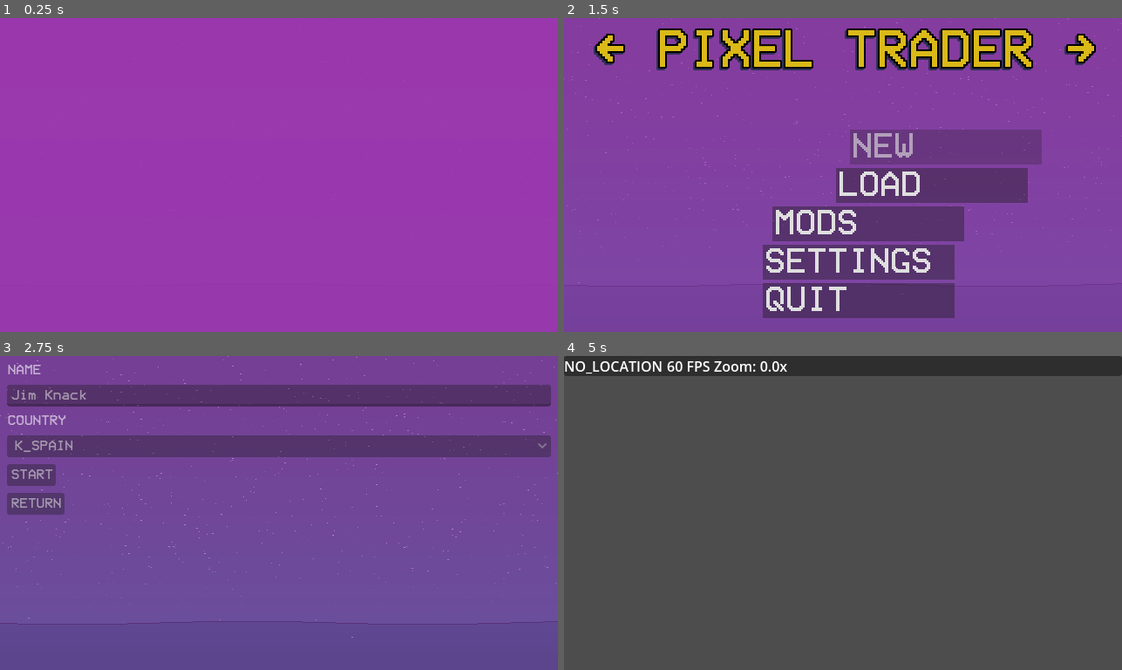
Above: before the commit, frames 1-4 (two rows, left to right).
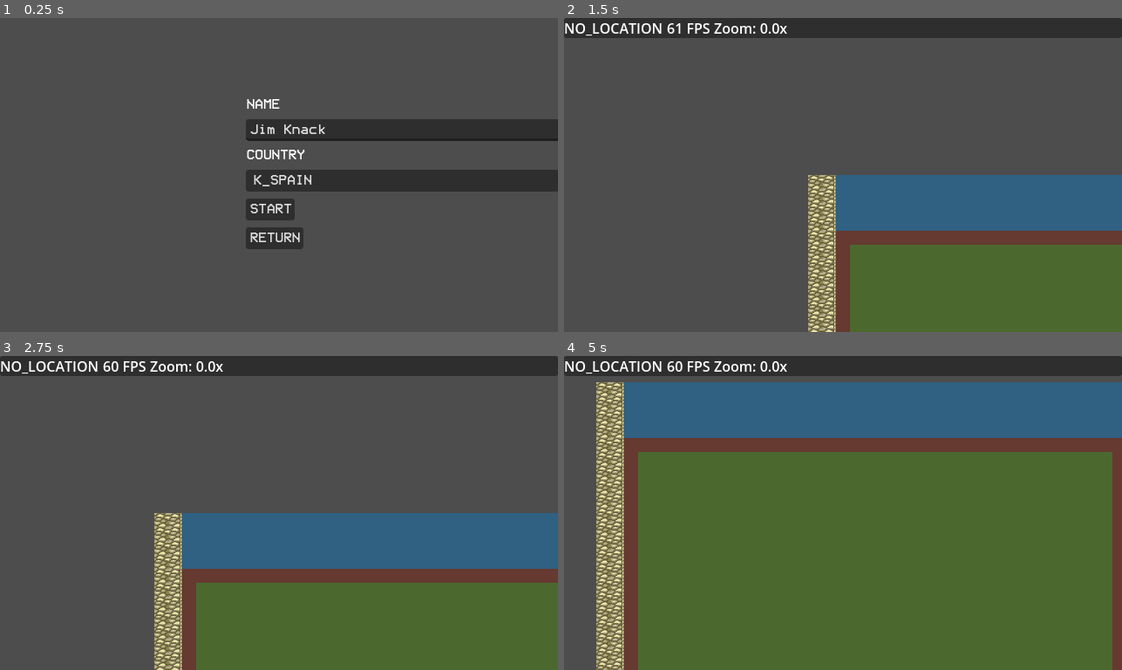
Above: after the commit, the same moments.

Repository: mikeredev/trader
Game: Godot game, scene res://main/main.tscn
Two runs of this game, one before a commit and one after it. Both use one fixed random seed, a clock stepped at 60 frames per second and the inputs below.
Inputs (mouse positions are in pixels of both pictures, inside the frame that each line leads up to):
- Up to frame 1 (0.25 s): no input
- Up to frame 2 (1.5 s): click (831, 209) at 0.5 s, where only the run after the commit has a clickable "START"; tap Enter (ui_accept) at 1.25 s; move the mouse to (965, 159) at 1.27 s; hold Right (ui_right) from 1.28 s (still down)
- Up to frame 3 (2.75 s): tap Enter (ui_accept) at 1.52 s; release Right (ui_right) at 2 s; click (295, 447) at 2 s, where only the run before the commit has a clickable "CONTINUE"
- Up to frame 4 (5 s): click (597, 475) at 2.75 s, where only the run before the commit has a clickable "START"; tap Enter (ui_accept) at 3.5, 3.77 s; move the mouse to (731, 528) at 3.52 s; hold Down (ui_down) 3.53-4.28 s; move the mouse to (898, 443) at 4.27 s; hold Right (ui_right) from 4.28 s (still down)

The runs differ from the first frame. In frame 1, 100% of the frame differs, in the area x 0-100%, y 0-100%; in frame 2, 100%; in frame 3, 100%; in frame 4, 85%.

Commit message:
city builder init

Diff:
--- /dev/null
+++ b/assets/tileset/tileset.tres
@@ -0,0 +1,51 @@
+[gd_resource type="TileSet" load_steps=7 format=3 uid="uid://7yn64dp8ff7u"]
+
+[ext_resource type="Texture2D" uid="uid://nqor1kipc32i" path="res://assets/tileset/terrain.png" id="1_vrccj"]
+[ext_resource type="Texture2D" uid="uid://bbxbt4tdu7fyi" path="res://assets/tileset/border.png" id="2_bopqt"]
+[ext_resource type="Texture2D" uid="uid://c6s3ablvr6hbe" path="res://assets/tileset/city.png" id="3_wnwxr"]
+
+[sub_resource type="TileSetAtlasSource" id="TileSetAtlasSource_g0qy0"]
+resource_name = "terrain"
+texture = ExtResource("1_vrccj")
+0:0/0 = 0
+1:0/0 = 0
+2:0/0 = 0
+3:0/0 = 0
+0:1/0 = 0
+1:1/0 = 0
+2:1/0 = 0
+3:1/0 = 0
+0:2/0 = 0
+1:2/0 = 0
+2:2/0 = 0
+3:2/0 = 0
+
+[sub_resource type="TileSetAtlasSource" id="TileSetAtlasSource_la5tj"]
+resource_name = "border"
+texture = ExtResource("2_bopqt")
+0:0/0 = 0
+
+[sub_resource type="TileSetAtlasSource" id="TileSetAtlasSource_0qers"]
+resource_name = "city"
+texture = ExtResource("3_wnwxr")
+0:0/0 = 0
+0:1/0 = 0
+0:2/0 = 0
+1:0/0 = 0
+1:1/0 = 0
+1:2/0 = 0
+1:3/0 = 0
+2:0/0 = 0
+2:1/0 = 0
+2:2/0 = 0
+3:0/0 = 0
+4:0/0 = 0
+4:1/0 = 0
+3:1/0 = 0
+3:2/0 = 0
+4:2/0 = 0
+
+[resource]
+sources/1 = SubResource("TileSetAtlasSource_g0qy0")
+sources/2 = SubResource("TileSetAtlasSource_la5tj")
+sources/3 = SubResource("TileSetAtlasSource_0qers")
--- a/common/static/common.gd
+++ b/common/static/common.gd
@@ -3,6 +3,7 @@
 const PROJECT_SETTINGS: Dictionary[String, Variant] = {
 	"services/config/scene_base_size": Vector2i(640, 360), # tilemaps are designed around this base size
 	"services/config/max_autosaves": 10, # user-configured autosaves cannot exceed this value
+	"services/config/default_tile_size": 16, # all tiles are 16px
 	"services/city/max_production": 1000, # city economy/industry maximum value
 	"services/city/default_buildings": [ "B_MARKET" ], # an array of default building ids created in every city
 	"services/trade/max_price": 65536, # an individual trade resource's maximum buy or sell price
--- a/data/active_state/03_start.gd
+++ b/data/active_state/03_start.gd
@@ -12,8 +12,8 @@
 	#Service.scene_manager.hide_views()
 	#Service.scene_manager.add_menu(Filepath.START_MENU)
 
-	Service.scene_manager.add_to_ui(FileLocation.UI_START_MENU, UI.ContainerType.MENU)
-	#Service.scene_manager.add_to_ui(FileLocation.UI_NEW_GAME_MENU, UI.ContainerType.MENU)
+	#Service.scene_manager.add_to_ui(FileLocation.UI_START_MENU, UI.ContainerType.MENU)
+	Service.scene_manager.add_to_ui(FileLocation.UI_NEW_GAME_MENU, UI.ContainerType.MENU)
 
 
 func _start_services() -> void:
--- a/data/active_state/06_incity.gd
+++ b/data/active_state/06_incity.gd
@@ -16,8 +16,29 @@
 	Service.scene_manager.activate_view(View.ViewType.CITY)
 
 	# add city scene
-	Service.scene_manager.add_to_view(FileLocation.IN_CITY_SCENE, View.ViewType.CITY, View.ContainerType.SCENE)
-	#Service.scene_manager.add_to_ui(FileLocation.UI_NEW_GAME_MENU, UI.ContainerType.MENU)
+	var scene: CityScene = Service.scene_manager.add_to_view(
+		FileLocation.IN_CITY_SCENE,
+		View.ViewType.CITY,
+		View.ContainerType.SCENE )
+	scene.name = city_id
+
+	# build logical city model
+	var city: City = Service.city_manager.get_city(city_id)
+	var builder: CityBuilder = CityBuilder.new(city, scene)
+	#builder.tile_grid_created.connect(_bind_camera)
+	builder.build()
+
+	# inject city model into city scene
+
+	# test stuff
+	view.get_camera().cam_control = true
+
+#func build_city() -> void:
+	#var rng: RandomNumberGenerator = RandomNumberGenerator.new()
+	#rng.seed = scene.city.uid
+#
+	#var builder: CityBuilder = CityBuilder.new(scene, rng)
+	#builder.tile_grid_created.connect(_bind_camera)
 
 
 func _start_services() -> void:
@@ -27,3 +48,7 @@
 #func _exit() -> void:
 	#var ui: UI = Service.scene_manager.get_ui()
 	#ui.clear_container(UI.ContainerType.MENU)
+
+#func _bind_camera(p_grid_size: Vector2i) -> void:
+	#view.get_camera().set_limits(Vector2i(p_grid_size.x, p_grid_size.y))
+	#print("pol?dfgdfg")
--- /dev/null
+++ b/data/city/builder/city_builder.gd
@@ -0,0 +1,28 @@
+class_name CityBuilder extends RefCounted
+
+var city: City
+var scene: CityScene
+var tile_grid: CityBuildUtilTileGrid
+var terrain_builder: CityBuildUtilTerrainBuilder
+
+
+func _init(p_city: City, p_scene: CityScene) -> void:
+	city = p_city
+	scene = p_scene
+	tile_grid = CityBuildUtilTileGrid.new()
+	terrain_builder = CityBuildUtilTerrainBuilder.new(city, scene)
+
+
+func build() -> void:
+	Debug.log_info("Building city scene: %s (%d)" % [city.city_id, city.uid])
+
+	Debug.log_info("Creating tile grid...")
+	tile_grid.generate()
+
+	Debug.log_info("Creating borders...")
+	var area: Vector2i = tile_grid.grid_area
+	var container: Node2D = scene.border_group
+	Service.scene_manager.create_borders(area, container)
+
+	Debug.log_info("Drawing terrain...")
+	terrain_builder.draw_terrain(tile_grid.grid_size)
--- /dev/null
+++ b/data/city/builder/terrain_builder.gd
@@ -0,0 +1,287 @@
+class_name CityBuildUtilTerrainBuilder extends RefCounted
+
+# water
+const CARDINAL_WEIGHT: Dictionary[String, Vector2i] = {
+	"N": Vector2(0, -1),
+	"S": Vector2(0, 1),
+	"W": Vector2(-1, 0),
+	"E": Vector2(1, 0) }
+
+const DIRECTION_WEIGHT: Dictionary[Vector2i, Vector2] = {
+	Vector2i(0, -1): Vector2(0, -1),
+	Vector2i(1, -1): Vector2(0.707, -0.707),
+	Vector2i(1, 0): Vector2(1, 0),
+	Vector2i(1, 1): Vector2(0.707, 0.707),
+	Vector2i(0, 1): Vector2(0, 1),
+	Vector2i(-1, 1): Vector2(-0.707, 0.707),
+	Vector2i(-1, 0): Vector2(-1, 0),
+	Vector2i(-1, -1): Vector2(-0.707, -0.707) }
+
+# shore
+const SOUTH_SHORE_SIZE: int = 3
+const ALT_SHORE_SIZE: int = 2
+
+const BITMASK: Dictionary[Vector2i, int] = {
+	Vector2i(-1, -1): 1,
+	Vector2i(0, -1): 2,
+	Vector2i(1, -1): 4,
+	Vector2i(-1, 0): 8,
+	Vector2i(1, 0): 16,
+	Vector2i(-1, 1): 32,
+	Vector2i(0, 1): 64,
+	Vector2i(1, 1): 128 }
+
+const SHORELINE_OUTER: Dictionary = {
+	47: Vector2i(0, 0), # left
+	40: Vector2i(0, 0), # left
+	41: Vector2i(0, 1),
+	233: Vector2i(0, 2),
+	9: Vector2i(0, 1),
+	7: Vector2i(1, 0), # top
+	3: Vector2i(1, 0),
+	224: Vector2i(1, 2), # bottom
+	192: Vector2i(1, 2),
+	151: Vector2i(2, 0), # right
+	148: Vector2i(2, 1),
+	244: Vector2i(2, 2),
+	144: Vector2i(2, 1) }
+
+const SHORELINE_INNER: Dictionary = {
+	0: Vector2i(1, 1), # center
+	128: Vector2i(3, 0), # top right inner
+	32: Vector2i(4, 0), # top left inner
+	4: Vector2i(3, 1), # bottom left inner
+	1: Vector2i(4, 1), # bottom right inner
+	192: Vector2i(3, 2), # bottom on top facing down
+	224: Vector2i(3, 2),
+	96: Vector2i(3, 2),
+	6: Vector2i(1, 0), # top on bottom facing down
+	7: Vector2i(1, 0),
+	3: Vector2i(1, 0),
+	144: Vector2i(2, 1), # right on left facing in
+	148: Vector2i(2, 1),
+	20: Vector2i(2, 1),
+	40: Vector2i(0, 1), # left on right facing in
+	41: Vector2i(0, 1),
+	9: Vector2i(0, 1) }
+
+const RESERVED_PALACE_HEIGHT: int = 3 # should correspond to height of building exterior from atlas tiles
+
+var city: City
+var scene: CityScene
+
+
+func _init(p_city: City, p_scene: CityScene) -> void:
+	city = p_city
+	scene = p_scene
+
+
+func draw_terrain(p_grid_size: Vector2i) -> void:
+	var water_direction: Vector2 = _get_water_direction()
+	var city_orientation: Dictionary[String, float] = _get_orientation(water_direction)
+	Debug.log_debug("Water direction: %s, city orientation: %s, water neighbours: %d" % [str(water_direction), city_orientation, city.body.water_direction.size()])
+
+	draw_water(p_grid_size, city_orientation)
+	var ground_rect: Rect2i = draw_grass(p_grid_size)
+	draw_shore(city_orientation, ground_rect)
+	draw_inner_ring(ground_rect)
+
+
+func _get_water_direction() -> Vector2:
+	var result: Vector2 = Vector2.ZERO
+	for direction: Vector2i in city.body.water_direction:
+		result += DIRECTION_WEIGHT.get(direction, Vector2.ZERO)
+	return result
+
+
+func _get_orientation(p_water_direction: Vector2) -> Dictionary[String, float]:
+	var result: Dictionary[String, float] = {}
+
+	if p_water_direction.length_squared() < 0.0001:
+		result["E"] = 0.1
+		result["W"] = 0.1
+		result["N"] = 0.1
+		result["S"] = 0.1
+		return result
+
+	# get dot product
+	var vector: Vector2i
+	var dot: float
+	var total_weight: float = 0.0
+	for direction: String in CARDINAL_WEIGHT.keys():
+		vector = CARDINAL_WEIGHT[direction]
+		dot = p_water_direction.dot(vector)
+		if dot > 0.0:
+			result[direction] = dot
+			total_weight += dot
+
+	# normalise to 1.0
+	if total_weight > 0.0:
+		for key: String in result.keys():
+			result[key] /= total_weight
+	return result
+
+
+func draw_water(p_grid_size: Vector2i, p_city_orientation: Dictionary[String, float]) -> void:
+	if not Service.config_manager.developer_settings.enable_astar:
+		Debug.log_warning("A* is disabled (city is considered landlocked)")
+		return
+
+	if city.body.water_direction.is_empty():
+		Debug.log_warning("City is landlocked: %s" % city.city_id)
+		return
+
+	var range_x: Vector2i
+	var range_y: Vector2i
+	for direction: String in p_city_orientation.keys():
+		var strength: float = p_city_orientation[direction]
+		var thickness: int = ceili(strength * 6.0)
+		match direction:
+			"N":
+				range_x = Vector2i(0, p_grid_size.x)
+				range_y = Vector2i(0, thickness if not city.is_capital else 0)
+			"S":
+				range_x = Vector2i(0, p_grid_size.x)
+				range_y = Vector2i(p_grid_size.y - (thickness if not city.is_capital else 0), p_grid_size.y)
+			"W":
+				range_x = Vector2i(0, thickness)
+				range_y = Vector2i(0, p_grid_size.y)
+			"E":
+				range_x = Vector2i(p_grid_size.x - thickness, p_grid_size.x)
+				range_y = Vector2i(0, p_grid_size.y)
+
+		for x: int in range(range_x.x, range_x.y):
+			for y: int in range(range_y.x, range_y.y):
+				var coords: Vector2i = Vector2i(x, y)
+				scene.water_layer.set_cell(coords, 1, Vector2i(0,0))
+
+
+func draw_grass(p_grid_size: Vector2i) -> Rect2i:
+	for x: int in range(p_grid_size.x):
+		for y: int in range(p_grid_size.y):
+			var coords: Vector2i = Vector2i(x, y)
+			var id: int = scene.water_layer.get_cell_source_id(coords)
+			if id == -1: # get every "not water" cell in the whole grid
+				scene.ground_layer.set_cell(coords, 1, Vector2i(0, 1))
+	return scene.ground_layer.get_used_rect()
+
+
+func draw_shore(p_city_orientation: Dictionary[String, float], p_ground_rect: Rect2i) -> void:
+	if not city.is_capital: # capitals have no northern or southern shore
+		if p_city_orientation.has("N"):
+			var range_x: Vector2i = Vector2i(p_ground_rect.position.x, p_ground_rect.position.x + p_ground_rect.size.x)
+			var range_y: Vector2i = Vector2i(p_ground_rect.position.y, p_ground_rect.position.y + ALT_SHORE_SIZE)
+			_reserve_shore(scene, range_x, range_y)
+
+		if p_city_orientation.has("S"):
+			var range_x: Vector2i = Vector2i(p_ground_rect.position.x, p_ground_rect.position.x + p_ground_rect.size.x)
+			var range_y: Vector2i = Vector2i((p_ground_rect.position.y + p_ground_rect.size.y) - SOUTH_SHORE_SIZE, p_ground_rect.position.y + p_ground_rect.size.y)
+			_reserve_shore(scene, range_x, range_y)
+
+	if p_city_orientation.has("W"):
+		var range_x: Vector2i = Vector2i(p_ground_rect.position.x, p_ground_rect.position.x + ALT_SHORE_SIZE)
+		var range_y: Vector2i = Vector2i(p_ground_rect.position.y, p_ground_rect.position.y + p_ground_rect.size.y)
+		_reserve_shore(scene, range_x, range_y)
+
+	if p_city_orientation.has("E"):
+		var range_x: Vector2i = Vector2i((p_ground_rect.position.x + p_ground_rect.size.x) - ALT_SHORE_SIZE, p_ground_rect.position.x + p_ground_rect.size.x)
+		var range_y: Vector2i = Vector2i(p_ground_rect.position.y, p_ground_rect.position.y + p_ground_rect.size.y)
+		_reserve_shore(scene, range_x, range_y)
+
+	# bitmask
+	var inner_ring: Array[Vector2i] = []
+	for coords: Vector2i in scene.shore_layer.get_used_cells():
+		var bitmask: int = _get_bitmask(coords, scene.water_layer)
+		var tile: Vector2i = SHORELINE_OUTER.get(bitmask, Vector2i(-1, -1))
+		if tile == Vector2i(-1, -1):
+			inner_ring.append(coords)
+		else: # outer ring
+			scene.shore_layer.set_cell(coords, 3, tile)
+
+	for coords: Vector2i in inner_ring:
+		var bitmask: int = _get_bitmask(coords, scene.ground_layer)
+		var tile: Vector2i = SHORELINE_INNER.get(bitmask, Vector2i(-1, -1))
+		if tile == Vector2i(-1, -1):
+			Debug.log_warning("Tile %s is not bitmasked (%d)" % [coords, bitmask])
+		else: # inner ring
+			scene.shore_layer.set_cell(coords, 3, tile)
+
+
+func _reserve_shore(p_scene: CityScene, p_range_x: Vector2i, p_range_y: Vector2i) -> void:
+	var reserved_green_tile: Vector2i = Vector2i(1, 1)
+	for x: int in range(p_range_x.x, p_range_x.y):
+		for y: int in range(p_range_y.x, p_range_y.y):
+			var coords: Vector2i = Vector2i(x, y)
+			p_scene.ground_layer.erase_cell(coords) # set reserved tile
+			p_scene.shore_layer.set_cell(coords, 1, reserved_green_tile)
+
+
+func _get_bitmask(p_position: Vector2i, p_layer: TileMapLayer) -> int:
+	var neighbor: Vector2i
+	var bitmask: int = 0
+	for direction: Vector2i in BITMASK.keys():
+		neighbor = p_position + direction
+		if p_layer.get_cell_source_id(neighbor) != -1:
+			bitmask += BITMASK[direction]
+	return bitmask
+
+
+func _is_adjacent_to_layer(p_cell: Vector2i, p_layer: TileMapLayer) -> bool:
+	var neighbors: Array[Vector2i] = p_layer.get_surrounding_cells(p_cell)
+	neighbors.append(p_layer.get_neighbor_cell(p_cell, TileSet.CELL_NEIGHBOR_TOP_LEFT_CORNER))
+	neighbors.append(p_layer.get_neighbor_cell(p_cell, TileSet.CELL_NEIGHBOR_TOP_RIGHT_CORNER))
+	neighbors.append(p_layer.get_neighbor_cell(p_cell, TileSet.CELL_NEIGHBOR_BOTTOM_LEFT_CORNER))
+	neighbors.append(p_layer.get_neighbor_cell(p_cell, TileSet.CELL_NEIGHBOR_BOTTOM_RIGHT_CORNER))
+
+	for neighbor: Vector2i in neighbors:
+		if p_layer.get_cell_source_id(neighbor) != -1: # is cell valid in neighbor layer
+			return true
+	return false
+
+
+func draw_inner_ring(p_ground_rect: Rect2i) -> void: # creates a reserved "green area" around the external borders
+	var reserved_green_tile: Vector2i = Vector2i(1, 2)
+	var edge_cells: Array[Vector2i] = []
+	var reserved_cells: Array[Vector2i] = []
+	var north_row: int = p_ground_rect.position.y
+	var west_col: int = p_ground_rect.position.x
+	var east_col: int = (p_ground_rect.position.x + p_ground_rect.size.x) - 1
+	var south_row: int = (p_ground_rect.position.y + p_ground_rect.size.y) - 1
+
+	for coords: Vector2i in scene.ground_layer.get_used_cells():
+		# reserve n northern rows for palace building
+		if city.is_capital:
+			if coords.y <= north_row + RESERVED_PALACE_HEIGHT:
+				reserved_cells.append(coords)
+
+		# mark all edges
+		if _is_adjacent_to_layer(coords, scene.shore_layer): edge_cells.append(coords)
+		else:
+			if city.is_capital: # reserve row just below palace, instead of across top
+				if coords.y == north_row + RESERVED_PALACE_HEIGHT + 1: edge_cells.append(coords)
+			else:
+				if coords.y == north_row: edge_cells.append(coords)
+			if coords.x == west_col: edge_cells.append(coords)
+			if coords.x == east_col: edge_cells.append(coords)
+			if coords.y == south_row: edge_cells.append(coords)
+
+	if not reserved_cells.is_empty():
+		for coords: Vector2i in reserved_cells:
+			scene.ground_layer.erase_cell(coords)
+			scene.buffer_layer.set_cell(coords, 1, Vector2(0,0))
+
+	for coords: Vector2i in edge_cells:
+		if not reserved_cells.has(coords):
+			scene.ground_layer.erase_cell(coords)
+			scene.green_layer.set_cell(coords, 1, reserved_green_tile)
+
+
+
+func _add_debug_rect(p_position: Vector2i, p_color: Color = Color.HOT_PINK) -> void:
+	var box: ColorRect = ColorRect.new()
+	box.name = "%s" % p_position
+	box.position = p_position * 16#Common.Tileset.DEFAULT_TILE_SIZE
+	box.size = Vector2i(16,16)#Common.Tileset.DEFAULT_TILE_SIZE, Common.Tileset.DEFAULT_TILE_SIZE)
+	box.color = p_color
+	box.color.a = 0.5
+	scene.debug_overlay.add_child(box)
--- /dev/null
+++ b/data/city/builder/tile_grid.gd
@@ -0,0 +1,19 @@
+class_name CityBuildUtilTileGrid extends RefCounted
+
+var grid_size: Vector2i # size in grid tiles, e.g., (40, 23)
+var grid_area: Vector2i # size in pixels, e.g., (640, 368)
+
+
+func generate() -> void:
+	var base_size: Vector2i = ProjectSettings.get_setting("services/config/scene_base_size")
+	var default_tile_size: int = ProjectSettings.get_setting("services/config/default_tile_size")
+
+	var grid_x: int = ceili(base_size.x / float(default_tile_size) * 1.0) # allow for multiplier
+	var grid_y: int = ceili(base_size.y / float(default_tile_size) * 1.0)
+	grid_size = Vector2i(grid_x, grid_y)
+	grid_area = grid_size * default_tile_size
+
+	Debug.log_debug("Created tile grid: size: %s, area: %s" % [grid_size, grid_area])
+
+	# signal back grid_size for binding camera limits
+	#tile_grid_created.emit(grid_area)
--- a/data/city/city.gd
+++ b/data/city/city.gd
@@ -8,3 +8,4 @@
 var support: Dictionary[StringName, float] = {}
 var economy: int
 var industry: int
+var is_capital: bool
--- a/data/city/city_scene.gd
+++ b/data/city/city_scene.gd
@@ -1,5 +1,13 @@
 class_name CityScene extends Node2D
 
+@onready var border_group: Node2D = %Borders
+@onready var water_layer: TileMapLayer = %Water
+@onready var ground_layer: TileMapLayer = %Ground
+@onready var shore_layer: TileMapLayer = %Shore
+@onready var green_layer: TileMapLayer = %Green # reserved, no buildings/roads here
+@onready var buffer_layer: TileMapLayer = %Buffer # reserved area around buildings, road allowed, no other building
+
+@onready var debug_overlay: Control = %Debug
 
 func _init() -> void:
 	pass
--- a/data/city/city_scene.tscn
+++ b/data/city/city_scene.tscn
@@ -1,16 +1,45 @@
-[gd_scene load_steps=2 format=3 uid="uid://b3hjf84mgaj58"]
+[gd_scene load_steps=3 format=3 uid="uid://b3hjf84mgaj58"]
 
 [ext_resource type="Script" uid="uid://4l7l7r2iivsr" path="res://data/city/city_scene.gd" id="1_bwx8w"]
+[ext_resource type="TileSet" uid="uid://7yn64dp8ff7u" path="res://assets/tileset/tileset.tres" id="2_jg2x4"]
 
 [node name="CityScene" type="Node2D"]
 script = ExtResource("1_bwx8w")
 
 [node name="Borders" type="Node2D" parent="."]
+unique_name_in_owner = true
 
 [node name="TilemapLayers" type="Node2D" parent="."]
+
+[node name="Water" type="TileMapLayer" parent="TilemapLayers"]
+unique_name_in_owner = true
+tile_set = ExtResource("2_jg2x4")
+
+[node name="Ground" type="TileMapLayer" parent="TilemapLayers"]
+unique_name_in_owner = true
+tile_set = ExtResource("2_jg2x4")
+
+[node name="Shore" type="TileMapLayer" parent="TilemapLayers"]
+unique_name_in_owner = true
+tile_set = ExtResource("2_jg2x4")
+
+[node name="Green" type="TileMapLayer" parent="TilemapLayers"]
+unique_name_in_owner = true
+tile_set = ExtResource("2_jg2x4")
+
+[node name="Buffer" type="TileMapLayer" parent="TilemapLayers"]
+unique_name_in_owner = true
+tile_set = ExtResource("2_jg2x4")
 
 [node name="Buildings" type="Node2D" parent="."]
 
 [node name="AccessPoints" type="Node2D" parent="."]
 
 [node name="Sprites" type="Node2D" parent="."]
+
+[node name="Debug" type="Control" parent="."]
+unique_name_in_owner = true
+layout_mode = 3
+anchors_preset = 0
+offset_right = 40.0
+offset_bottom = 40.0
--- a/service/system/mod/blueprints/country_blueprint.gd
+++ b/service/system/mod/blueprints/country_blueprint.gd
@@ -93,6 +93,10 @@
 	country.color = color
 	country.leader = leader
 
+	# mark city as capital
+	var city: City = Service.city_manager.get_city(country.capital_id)
+	city.is_capital = true
+
 	# register for lookup
 	Service.country_manager.register_country(country)
 
--- a/service/system/scene/scene_manager.gd
+++ b/service/system/scene/scene_manager.gd
@@ -13,15 +13,15 @@
 
 
 func add_to_ui(p_scene: Variant, p_container: UI.ContainerType) -> Node:
+	var scene: Node = create_scene(p_scene)
 	var ui: UI = get_ui()
-	var node: Node = create_scene(p_scene)
-	return ui.add_to_container(node, p_container)
+	return ui.add_to_container(scene, p_container)
 
 
 func add_to_view(p_scene: Variant, p_view: View.ViewType, p_container: View.ContainerType) -> Node:
+	var scene: Node = create_scene(p_scene)
 	var view: View = get_view(p_view)
-	var node: Node = create_scene(p_scene)
-	return view.add_to_container(node, p_container)
+	return view.add_to_container(scene, p_container)
 
 
 func center_window(p_resolution: Vector2i) -> void:
@@ -69,6 +69,41 @@
 	return _views.values()
 
 
+func create_borders(p_area: Vector2i, p_container: Node2D, p_thickness: int = 50) -> void:
+	for direction: Vector2i in [Vector2i.UP, Vector2i.DOWN, Vector2i.LEFT, Vector2i.RIGHT]:
+		var border: StaticBody2D = StaticBody2D.new()
+		var collision: CollisionShape2D = CollisionShape2D.new()
+		var shape: RectangleShape2D = RectangleShape2D.new()
+		collision.name = "Border"
+		collision.shape = shape
+		border.collision_layer = 1# Common.Collision.Bitmask.COLLISION
+		border.collision_mask = 0
+		border.add_child(collision)
+		match direction:
+			Vector2i.UP:
+				border.position.x = p_area.x / 2.0
+				border.position.y = - (p_thickness / 2.0)
+				shape.size = Vector2i(p_area.x + (p_thickness * 2), p_thickness)
+				border.name = str(direction)
+			Vector2i.DOWN:
+				border.position.x = p_area.x / 2.0
+				border.position.y = p_area.y + (p_thickness / 2.0)
+				shape.size = Vector2i(p_area.x + (p_thickness * 2), p_thickness)
+				border.name = str(direction)
+			Vector2i.LEFT:
+				border.position.x = - (p_thickness / 2.0)
+				border.position.y = p_area.y / 2.0
+				shape.size = Vector2i(p_thickness, p_area.y)
+				border.name = str(direction)
+			Vector2i.RIGHT:
+				border.position.x = p_area.x + (p_thickness / 2.0)
+				border.position.y = p_area.y / 2.0
+				shape.size = Vector2i(p_thickness, p_area.y)
+				border.name = str(direction)
+		p_container.add_child(border)
+	Debug.log_debug("Created borders: %s" % p_area)
+
+
 func register_view(p_type: View.ViewType, p_view: View) -> void:
 	_views[p_type] = p_view
 	Debug.log_debug("Registered view: %s" % p_view)
Binary file added: assets/tileset/border.png
Not shown, added: assets/tileset/border.png.import
Binary file added: assets/tileset/city.png
Not shown, added: assets/tileset/city.png.import
Binary file added: assets/tileset/terrain.png
Not shown, added: assets/tileset/terrain.png.import
Not shown, added: data/city/builder/city_builder.gd.uid
Not shown, added: data/city/builder/terrain_builder.gd.uid
Not shown, added: data/city/builder/tile_grid.gd.uid
